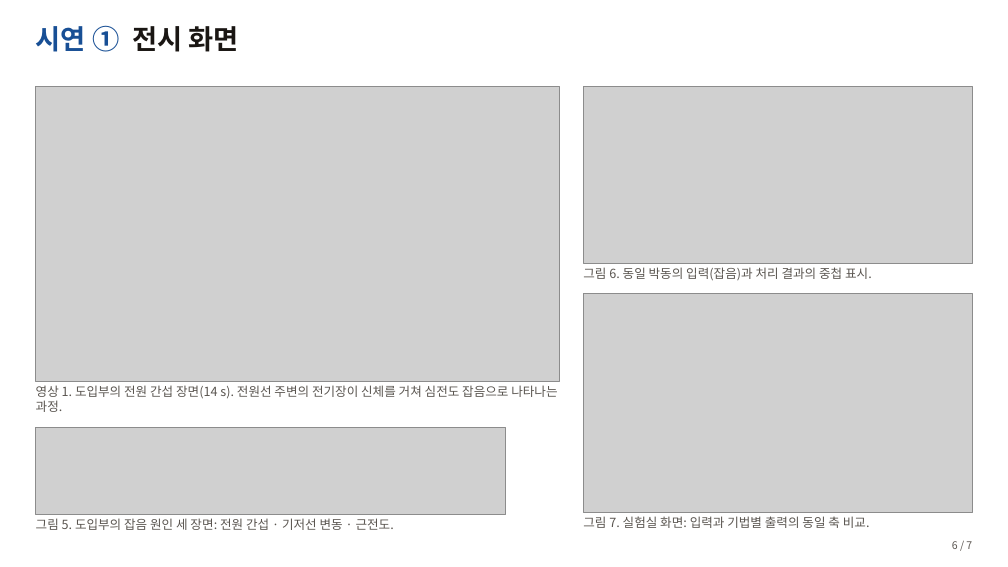
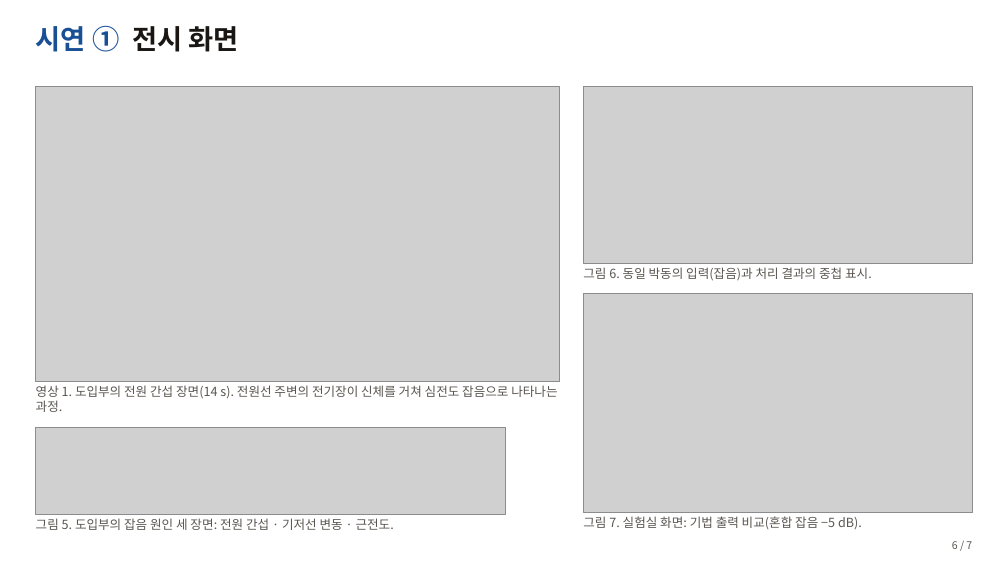
Before and after one commit to userpawbaw/ECG_denoising_method_comparision, a slide deck: slide 6 of results/presentation/presentation.pptx. Drawn at 1008x567 pixels with LibreOffice and Linux fonts; fonts in the diff are those of the drawing; grey boxes stand for pictures. Boxes give left, top, right and bottom in pixels: in the first picture for what was removed or moved away, otherwise in the second. Text is boxed around its words. In the diff, an @@ line names an element or a change of style, - is before the commit and + after.

```diff
--- a/results/presentation/presentation.pptx
+++ b/results/presentation/presentation.pptx
@@ text at (583, 516, 862, 529): text changed @@
-그림 7. 실험실 화면: 입력과 기법별 출력의 동일 축 비교.
+그림 7. 실험실 화면: 기법 출력 비교(혼합 잡음 −5 dB).
```
Also in this commit, not shown: 1 other slide changed, 7 other files.
